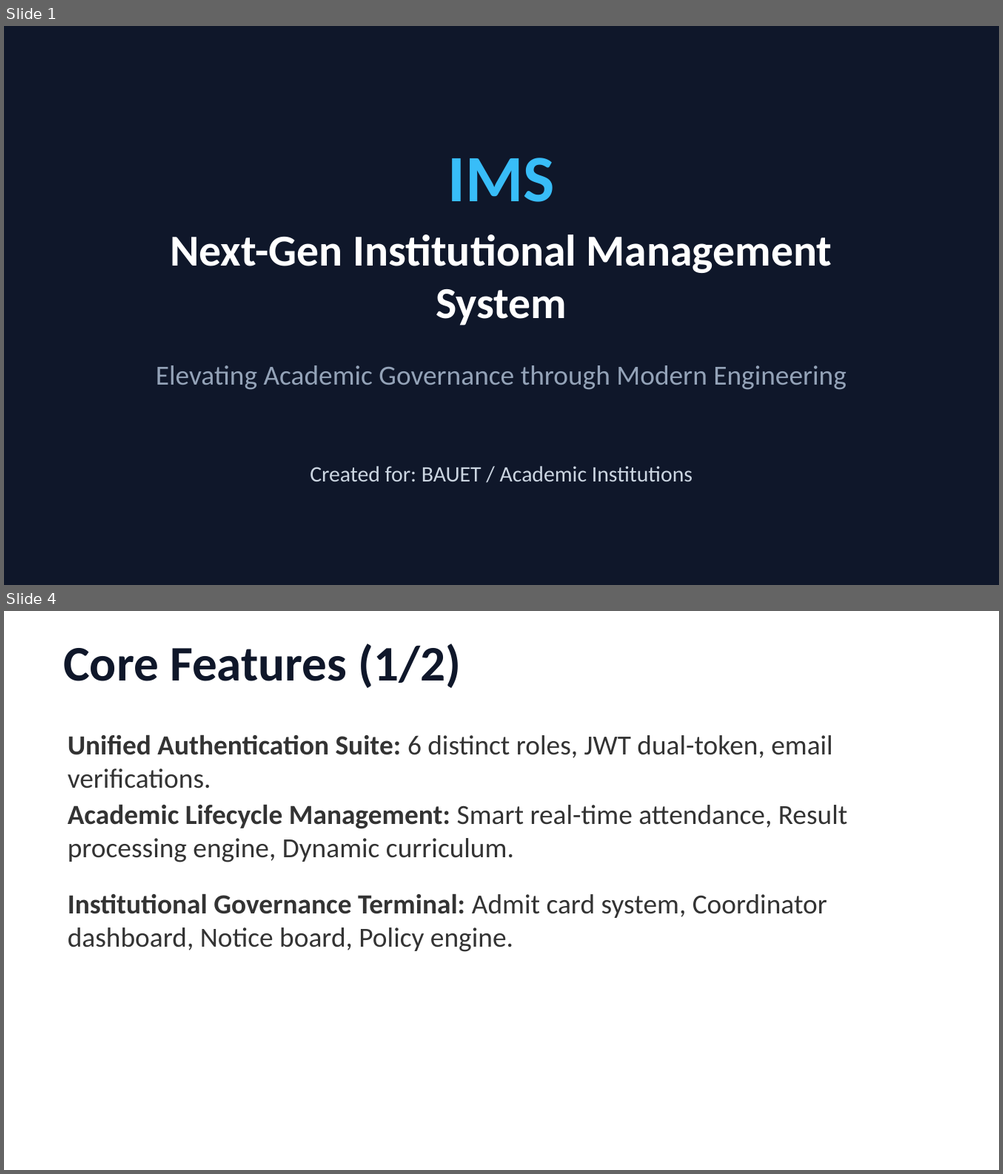
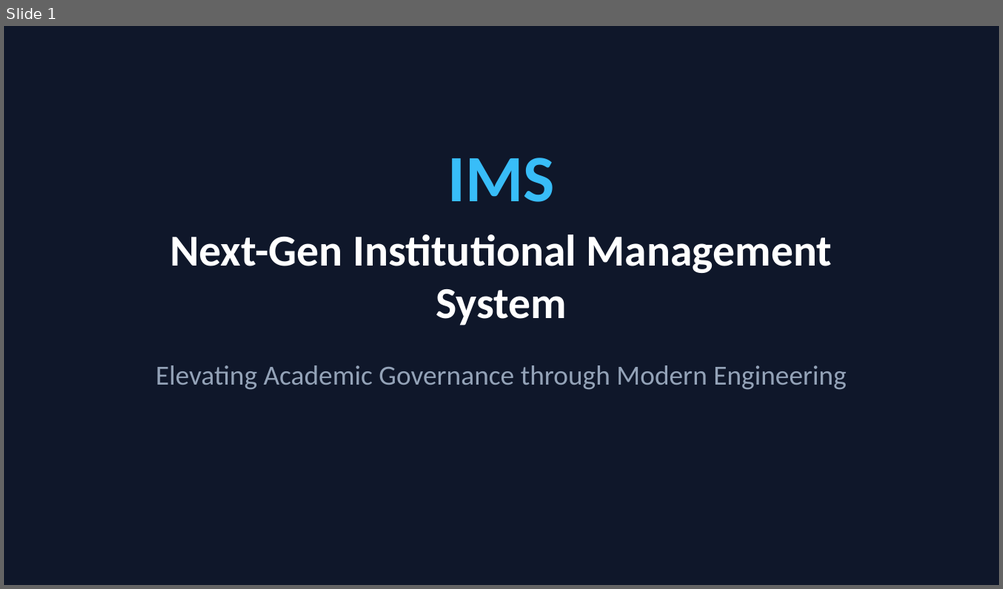
Before and after one commit to NoorAbdullah02/IMS, a slide deck: IMS_Project_Presentation.pptx. Shown one above the other, each under a label of ours: slides 1 and 4 before the commit, slide 1 after it; the slides between them are not shown. The pictures are 1003x1174 and 1003x589 pixels, drawn with LibreOffice and Linux fonts; fonts in the diff are those of the drawing. Boxes give left, top, right and bottom in pixels: in the first picture for what was removed or moved away, otherwise in the second. Text is boxed around its words. In the diff, an @@ line names an element or a change of style, - is before the commit and + after.

```diff
--- a/IMS_Project_Presentation.pptx
+++ b/IMS_Project_Presentation.pptx
@@ slide 4 removed at (4,611,999,1170), background #FFFFFF @@
@@ text removed at (63,644,461,688) @@
-Core Features (1/2)
@@ text removed at (68,735,832,789) @@
-• Unified Authentication Suite: 6 distinct roles, JWT dual-token, email verifications.
@@ text removed at (68,804,848,863) @@
-• Academic Lifecycle Management: Smart real-time attendance, Result processing engine, Dynamic curriculum.
@@ text removed at (68,894,827,952) @@
-• Institutional Governance Terminal: Admit card system, Coordinator dashboard, Notice board, Policy engine.
@@ slide 1 changed as well @@
@@ text removed at (310,466,692,482) @@
-Created for: BAUET / Academic Institutions
```
Also in this commit, not shown: 1 other slide changed, 10 slides added, 6 other slides removed, 1 other file.
